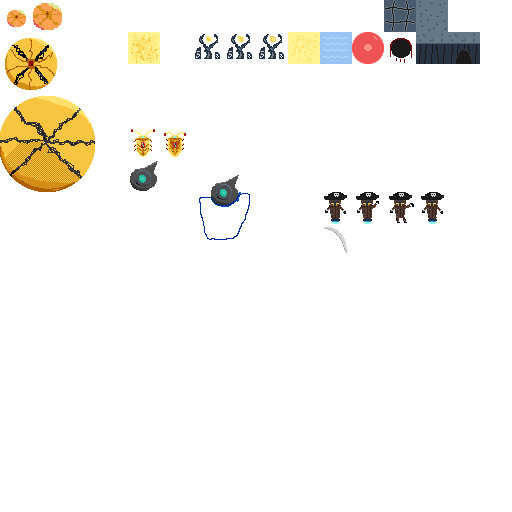
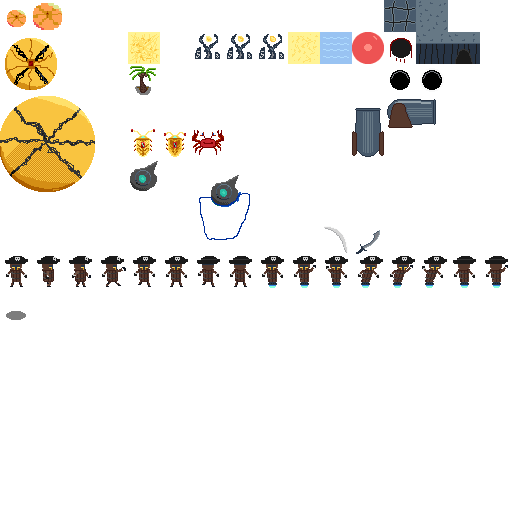
Two versions of the same layered image (512px x 512px). Layer-by-layer changes:
painted on "Layer" over (x1=6, y1=86, x2=151, y2=320)
painted on "WaveStrong.png" over (x1=5, y1=66, x2=508, y2=288)
